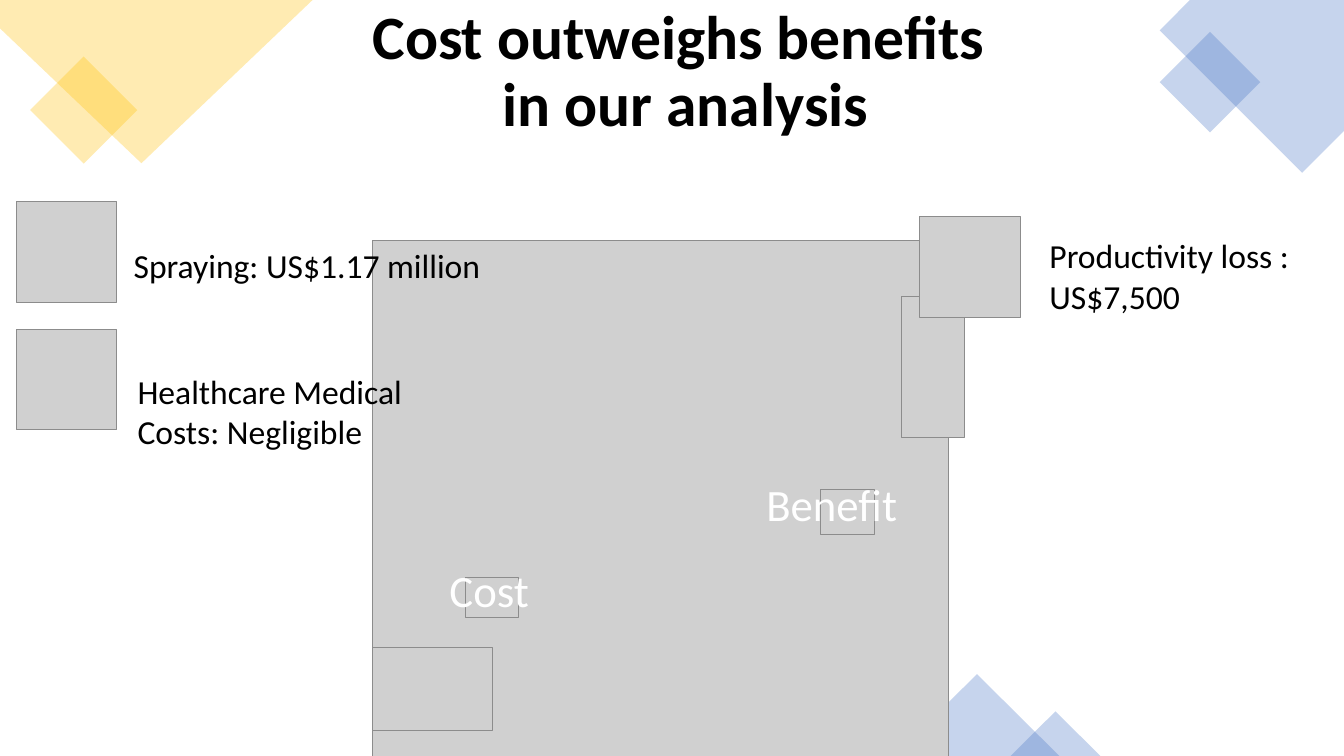
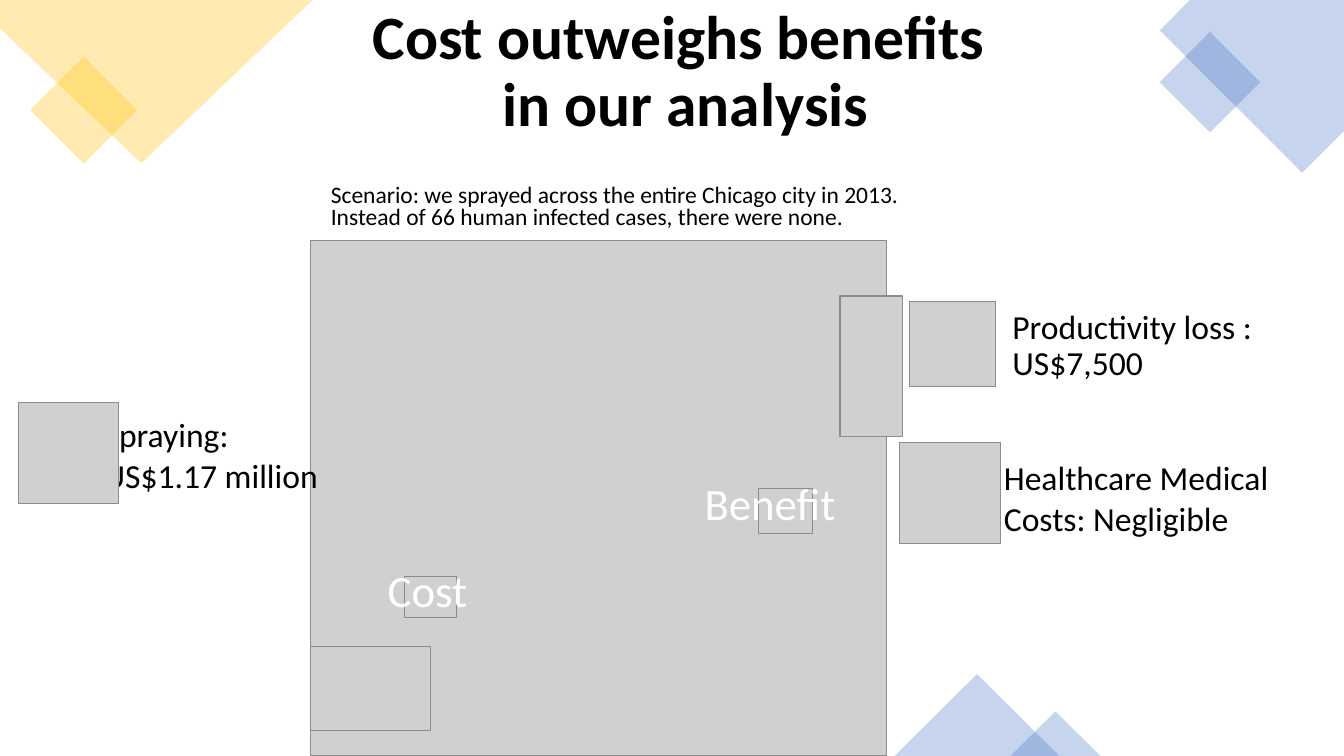
Before and after one commit to kkhalis/project_4, a slide deck: slide 7 of Project 4 Presentation (Draft).pptx. Drawn at 1344x756 pixels with LibreOffice and Linux fonts; fonts in the diff are those of the drawing; grey boxes stand for pictures. Boxes give left, top, right and bottom in pixels: in the first picture for what was removed or moved away, otherwise in the second. Text is boxed around its words. In the diff, an @@ line names an element or a change of style, - is before the commit and + after.

Commit message:
revised cost benefit

```diff
--- a/Project 4 Presentation (Draft).pptx
+++ b/Project 4 Presentation (Draft).pptx
@@ text added at (331,186,898,228), 16.8 pt, text #000000 @@
+Scenario: we sprayed across the entire Chicago city in 2013.
+Instead of 66 human infected cases, there were none.
@@ picture: place and size @@
-picture at (920,217,1020,318)
+picture at (909,301,995,387)
@@ text "Productivity loss :": place and size @@
-text "Productivity loss :" at (1049,244,1273,313)
+text "Productivity loss :" at (1012,315,1236,379)
@@ text "Productivity loss :" at (1012,315,1236,379): line spacing 1 to 0.9 @@
@@ picture: place and size @@
-picture at (16,202,117,302)
+picture at (18,403,119,504)
@@ text at (104,420,318,496): text changed @@
-Spraying: US$1.17 million
+Spraying:
+US$1.17 million
@@ picture: place and size @@
-picture at (16,329,117,430)
+picture at (900,443,1001,543)
@@ 4 pictures, 2 texts: place and size @@
-4 pictures, 2 texts at (372,241,965,756)
+4 pictures, 2 texts at (311,240,902,756)
@@ text "Healthcare Medical Costs: Negligible": place and size @@
-text "Healthcare Medical Costs: Negligible" at (138,376,402,450)
+text "Healthcare Medical Costs: Negligible" at (1004,466,1269,537)
@@ picture: place and size @@
-picture at (821,489,875,534)
+picture at (758,489,813,534)
```
Also in this commit, not shown: 1 other file.
